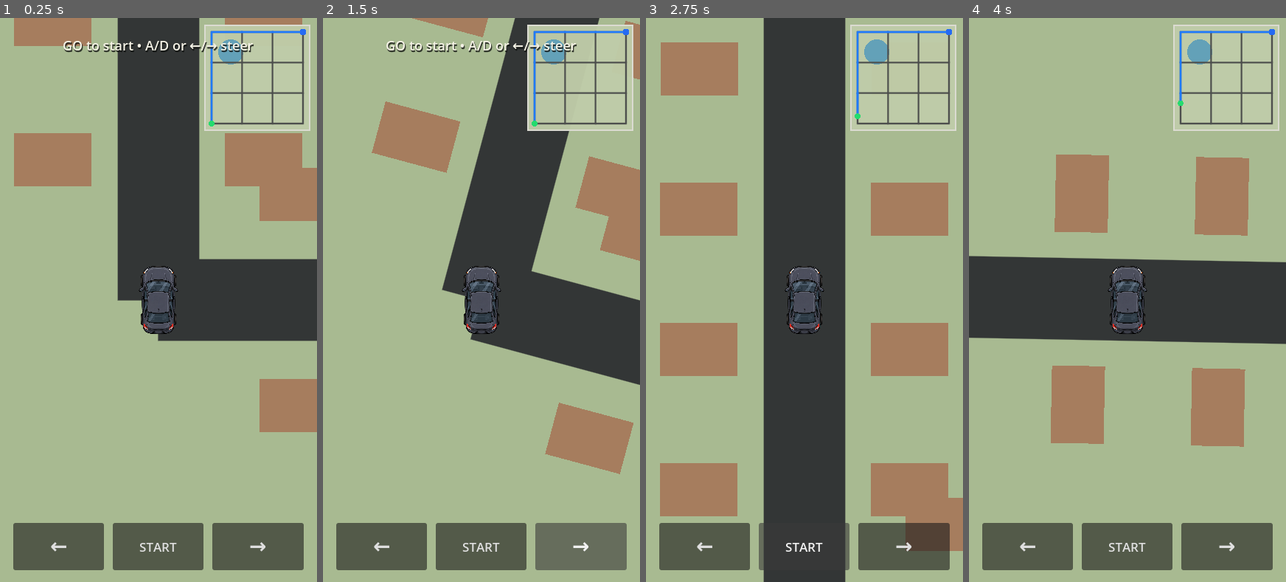
Above: before the commit, frames 1-4 (left to right).
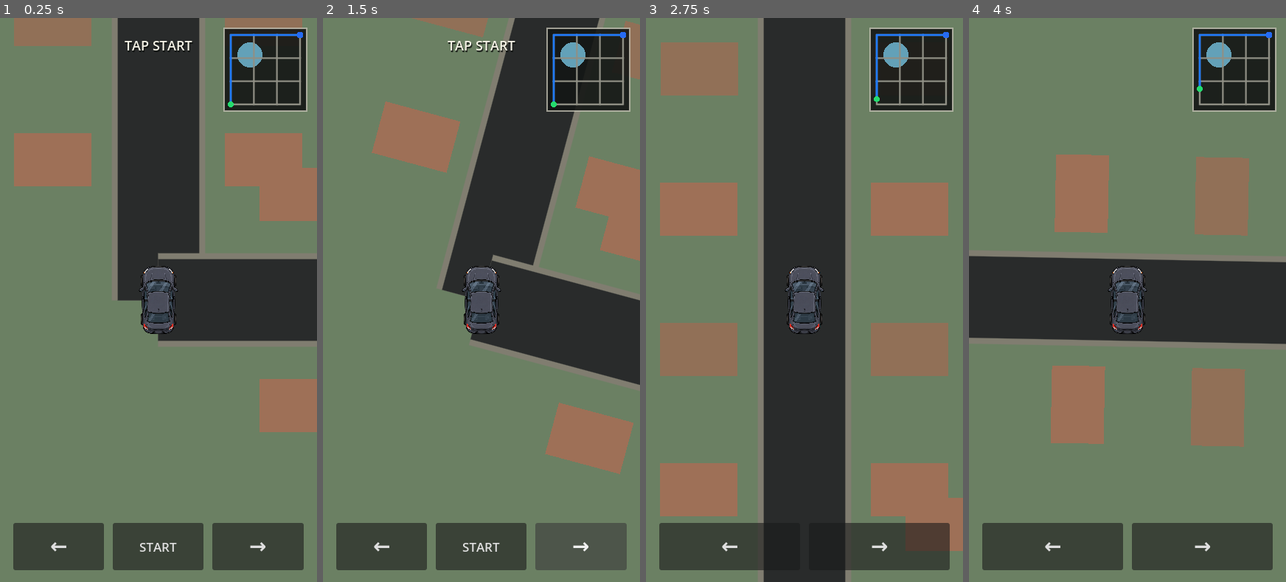
Above: after the commit, the same moments.

Repository: patrickcallahancomedy/comedian
Game: Godot game, scene res://scenes/drive/drive_module.tscn
The game is run twice, just before and just after one commit, with the same random seed, the same clock (stepped at 60 frames per second) and the same inputs.
Inputs (mouse positions are in pixels of both pictures, inside the frame that each line leads up to):
- Up to frame 1 (0.25 s): no input
- Up to frame 2 (1.5 s): click "←" at 0.5 s; click "→" at 1.25 s
- Up to frame 3 (2.75 s): click "START" at 2 s
- Up to frame 4 (4 s): click (1127, 548) at 2.75 s, where only the run before the commit has a clickable "START"; tap Enter (ui_accept) at 3.5, 3.77 s; move the mouse to (1197, 271) at 3.52 s; hold Right from 3.53 s (still down); tap Space at 3.6 s; click (1197, 271) at 3.67 s

The runs differ from the first frame. In frame 1, 72% of the frame differs, in the area x 0-100%, y 0-100%; in frame 2, 75%; in frame 3, 57%; in frame 4, 76%.

Commit message:
DRIVE v0.8 simplify controls and visual pass

Diff:
--- a/godot/scripts/drive/city_map.gd
+++ b/godot/scripts/drive/city_map.gd
@@ -1,7 +1,7 @@
 extends Control
 
-## DRIVE v0.7: preserve the authored scene and five existing road profiles.
-## Movement/rendering remain here; state handoff lives in drive_session.gd.
+## DRIVE v0.8: same proven driving core, intentionally simpler presentation.
+## Three visible phases, steering as the primary verb, and a quieter mobile HUD.
 signal trip_finished(result: Dictionary)
 
 @export var world_seed: int = 0 # Zero varies the city; set a seed to reproduce a trip.
@@ -12,7 +12,7 @@
 
 const DRIVE_PROFILES = preload("res://scripts/drive/drive_profiles.gd")
 
-@export var minimap_size := 142.0
+@export var minimap_size := 112.0
 
 var active_stage_id := ""
 var active_profile: Dictionary = {}
@@ -76,8 +76,9 @@
 		rng.randomize()
 	else:
 		rng.seed = world_seed
-	fatigue_strength = clampf(float(50 - GameState.energy) / 50.0, 0.0, 1.0)
-	steering_rate = lerpf(420.0, 250.0, fatigue_strength)
+	# v0.8 parks fatigue/distraction difficulty until the base drive is proven fun.
+	fatigue_strength = 0.0
+	steering_rate = 420.0
 
 	left_button.pressed.connect(_turn_left)
 	forward_button.pressed.connect(_move_forward)
@@ -146,7 +147,7 @@
 	if auto_start:
 		_start_current_stage()
 	else:
-		status_label.text = "GO to start • A/D or ←/→ steer"
+		status_label.text = "TAP START"
 
 	queue_redraw()
 
@@ -161,6 +162,8 @@
 
 	section_started = true
 	status_label.text = ""
+	# START is a one-time action. After this, steering is the whole touch game.
+	forward_button.hide()
 
 	if steering_mode == "turn":
 		var next_intersection := current_intersection + heading
@@ -461,7 +464,7 @@
 func _process_lane_mode(delta: float) -> void:
 	lane_visual_offset = move_toward(
 		lane_visual_offset,
-		_lane_center_offset(target_lane) + sin(drive_time * 1.9) * fatigue_strength * lane_width * 0.12,
+		_lane_center_offset(target_lane),
 		delta * steering_rate
 	)
 
@@ -496,7 +499,6 @@
 			bumps += 1
 			bump_cooldown = 1.0
 			traffic["distance"] = lane_distance + 450.0
-			status_label.text = "WATCH IT"
 			effective_speed *= 0.5
 
 		if (
@@ -523,10 +525,12 @@
 
 	lane_distance += effective_speed * delta
 
-	if effective_speed < drive_speed * 0.92:
-		status_label.text = "SLOW CAR"
-	elif status_label.text == "SLOW CAR":
-		status_label.text = ""
+	if active_stage_id == "highway":
+		var exit_remaining := lane_gate_distance - lane_distance
+		if exit_remaining > 0.0 and exit_remaining < 1500.0:
+			status_label.text = "EXIT  →"
+		elif status_label.text == "EXIT  →":
+			status_label.text = ""
 
 	if lane_distance < lane_gate_distance:
 		return
@@ -538,7 +542,7 @@
 		return
 
 	wrong_turns += 1
-	status_label.text = "MISSED EXIT"
+	status_label.text = "REROUTING"
 	lane_gate_distance += float(
 		active_profile.get("section_length", 6000.0)
 	)
@@ -580,6 +584,7 @@
 
 	heading = Vector2i(heading.y, -heading.x)
 	target_view_rotation += PI / 2.0
+	_resume_turn_drive_if_ready()
 
 
 func _turn_right() -> void:
@@ -592,6 +597,17 @@
 
 	heading = Vector2i(-heading.y, heading.x)
 	target_view_rotation -= PI / 2.0
+	_resume_turn_drive_if_ready()
+
+
+func _resume_turn_drive_if_ready() -> void:
+	if steering_mode != "turn" or not section_started or is_driving:
+		return
+	if auto_stop_remaining > 0.0:
+		return
+	var next_intersection := current_intersection + heading
+	if _commit_turn_segment(next_intersection):
+		is_driving = true
 
 
 func _unhandled_key_input(event: InputEvent) -> void:
@@ -706,10 +722,10 @@
 
 
 func _draw_turn_scene() -> void:
-	var ground_color := Color(0.66, 0.73, 0.57)
+	var ground_color := Color(0.42, 0.50, 0.39)
 
 	if active_stage_id == "downtown":
-		ground_color = Color(0.56, 0.57, 0.57)
+		ground_color = Color(0.43, 0.44, 0.43)
 	elif active_stage_id == "parking":
 		ground_color = Color(0.25, 0.26, 0.26)
 
@@ -730,13 +746,12 @@
 			_turn_world_position(road["to"])
 		)
 
-		draw_line(
-			a,
-			b,
-			Color(0.20, 0.21, 0.21),
-			road_width,
-			true
-		)
+		# Soft shoulder first, asphalt second. This keeps the procedural world
+		# editable but gives the roads a deliberate illustrated edge.
+		draw_line(a, b, Color(0.50, 0.49, 0.44), road_width + 16.0, true)
+		draw_line(a, b, Color(0.16, 0.17, 0.17), road_width, true)
+		if active_stage_id == "downtown":
+			draw_line(a, b, Color(0.72, 0.70, 0.59, 0.65), 2.0, true)
 
 		if bool(road.get("one_way", false)):
 			_draw_one_way_arrow(a, b)
@@ -776,7 +791,7 @@
 				_draw_world_box(
 					center,
 					Vector2(105.0, 72.0),
-					Color(0.65, 0.49, 0.37)
+					Color(0.57 + 0.05 * float(index % 2), 0.44, 0.34)
 				)
 
 
@@ -797,7 +812,7 @@
 			_draw_world_box(
 				center,
 				Vector2.ONE * intersection_spacing * 0.70,
-				Color(0.36, 0.38, 0.40)
+				Color(0.31, 0.32, 0.33)
 			)
 
 			_draw_world_box(
@@ -806,7 +821,7 @@
 					-intersection_spacing * 0.12
 				),
 				Vector2.ONE * intersection_spacing * 0.20,
-				Color(0.46, 0.48, 0.49)
+				Color(0.41, 0.42, 0.41)
 			)
 
 
@@ -890,21 +905,29 @@
 
 
 func _draw_lane_scene() -> void:
-	var ground_color := Color(0.52, 0.63, 0.45)
+	var ground_color := Color(0.41, 0.49, 0.38)
 
 	if active_stage_id == "highway":
-		ground_color = Color(0.46, 0.57, 0.40)
+		ground_color = Color(0.37, 0.45, 0.35)
 
 	draw_rect(Rect2(Vector2.ZERO, size), ground_color, true)
 
 	var road_left := size.x * 0.5 - road_width * 0.5
 
+	draw_rect(
+		Rect2(
+			Vector2(road_left - 8.0, -40.0),
+			Vector2(road_width + 16.0, size.y + 80.0)
+		),
+		Color(0.49, 0.48, 0.43),
+		true
+	)
 	draw_rect(
 		Rect2(
 			Vector2(road_left, -40.0),
 			Vector2(road_width, size.y + 80.0)
 		),
-		Color(0.19, 0.20, 0.20),
+		Color(0.15, 0.16, 0.16),
 		true
 	)
 
@@ -913,7 +936,7 @@
 		var x := road_left + lane_width * lane
 		for marker in range(-1, 14):
 			var y := marker * 64.0 + fmod(lane_distance * 0.36, 64.0)
-			draw_line(Vector2(x, y), Vector2(x, y + 28.0), Color(0.83, 0.81, 0.66), 2.0)
+			draw_line(Vector2(x, y), Vector2(x, y + 30.0), Color(0.82, 0.80, 0.70), 3.0)
 	_draw_lane_scenery()
 
 	if active_stage_id == "highway":
@@ -1020,7 +1043,7 @@
 
 	draw_rect(
 		map_rect,
-		Color(0.75, 0.80, 0.66, 0.96),
+		Color(0.075, 0.085, 0.08, 0.90),
 		true
 	)
 
@@ -1031,9 +1054,9 @@
 
 	draw_rect(
 		map_rect,
-		Color(0.86, 0.86, 0.82),
+		Color(0.82, 0.81, 0.75, 0.72),
 		false,
-		2.0
+		1.5
 	)
 
 
@@ -1067,7 +1090,7 @@
 				_turn_world_position(road["to"]),
 				map_rect
 			),
-			Color(0.30, 0.31, 0.30),
+			Color(0.56, 0.56, 0.52),
 			2.0,
 			true
 		)
@@ -1235,7 +1258,7 @@
 
 func _minimap_rect() -> Rect2:
 	return Rect2(
-		Vector2(size.x - minimap_size - 10.0, 10.0),
+		Vector2(size.x - minimap_size - 14.0, 14.0),
 		Vector2(minimap_size, minimap_size)
 	)
 
@@ -1264,8 +1287,8 @@
 	forward_button.disabled = true
 	right_button.disabled = true
 
-	map_label.text = "PARKED"
-	status_label.text = "Engine off. Head inside."
+	map_label.text = ""
+	status_label.text = "ARRIVED"
 
 	trip_finished.emit({
 		"status": "drive_complete",
